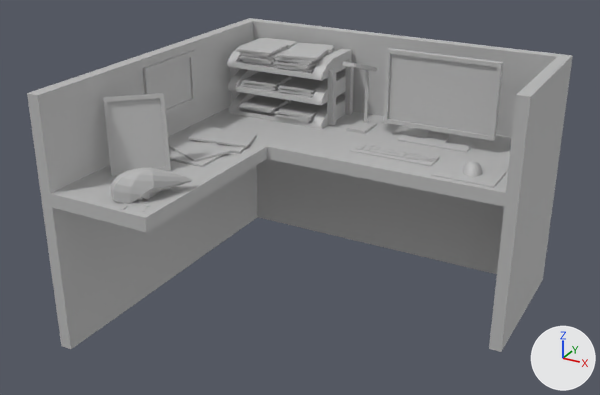
One commit to the FBX model SM_PatriciaDesk.fbx: the scene before it, then after it.
Rendered twice from a 50 mm lens placed at (2.25, -3.86, 2.7), pointed at (0.11, 0.02, 0.76). The axes (+X, +Y, +Z) are drawn at lower right. The lights are the same throughout. Where no turn or scale is listed for an object, it has been applied to the vertices.

In view in the first picture: 'SM_Cubicle', 'SM_DeskFileTray', 'SM_Diploma', 'SM_Helmet', 'SM_ModernKeyBoard', 'SM_ModernPC', 'SM_MousePad', 'SM_PatriciaFileBlue', 'SM_PatriciaFileGreen', 'SM_PatriciaFileYellow', 'SM_PatriciaOfTheMonth', 'SM_PatriciaSingleFileRed'.
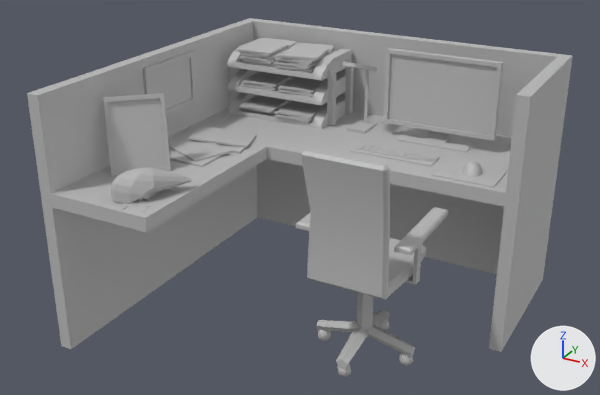
What differs and where, as boxes (x1, y1, x2, y2) in the pictures (600 x 395 px):
'SM_OfficeChair', added
    after: (296, 149, 448, 377)

What the commit changed:
Mesh me_mesh_003_1 is new.
It has 287 vertices, 291 faces and spans x -0.317..0.317, y -0.336..0.336, z -0.628..0.628.
It uses material mat_lambert2 (grey #bcbcbc).
Object 'SM_OfficeChair' (ob_sm_officechair) is new; it shows me_mesh_003_1.
Its location is (0.68, -0.282, 0.696).
